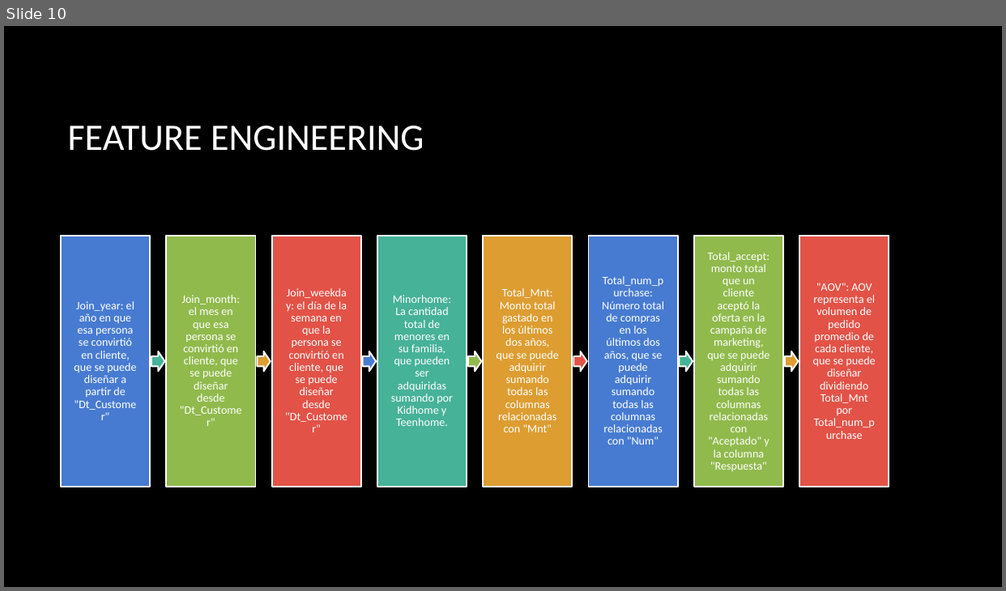
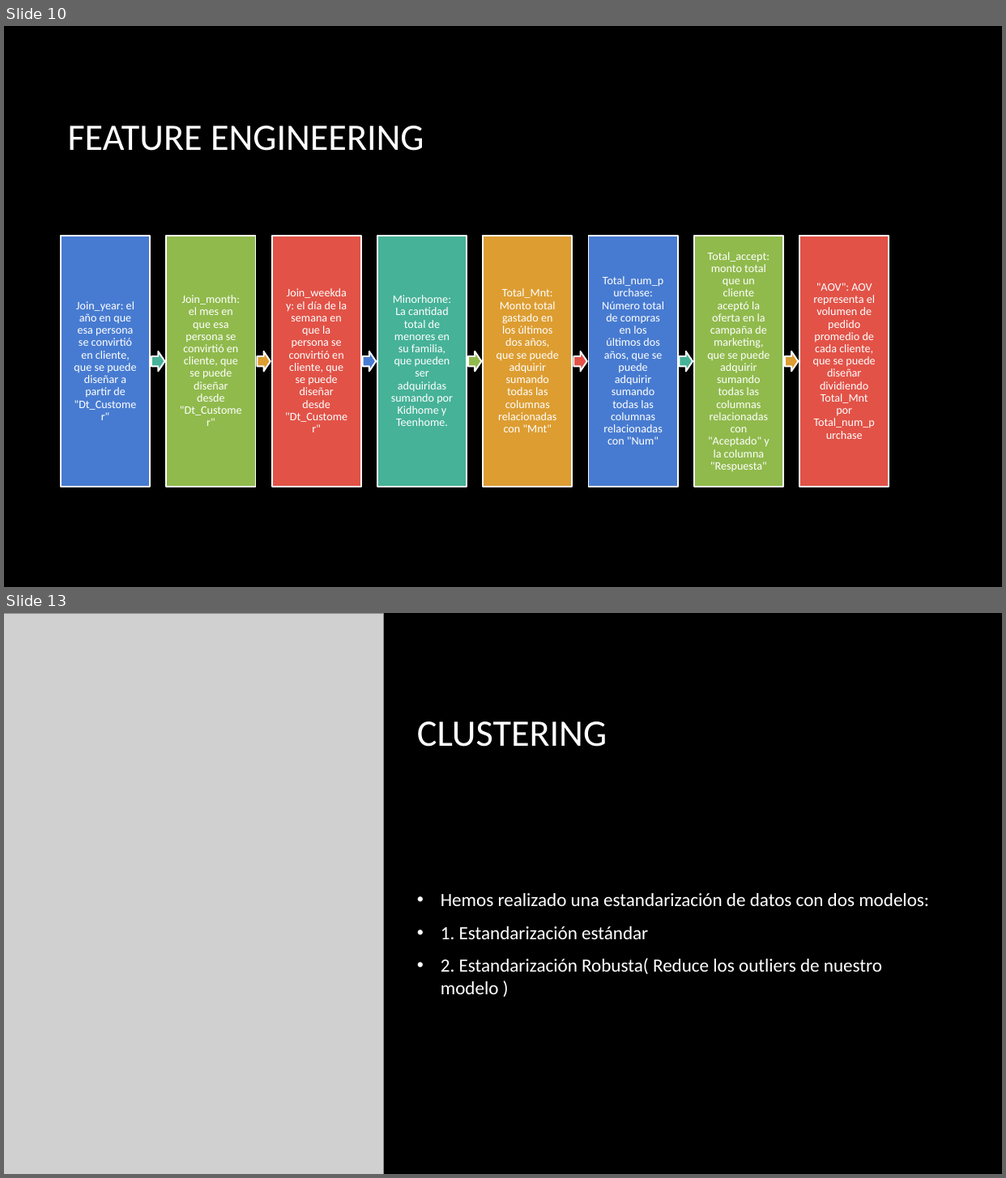
Before and after one commit to lumivalsa/ML-aplicado-MKT-Analytics, a slide deck: Presentación_mkt.pptx. Shown one above the other, each under a label of ours: slide 10 before the commit, slides 10 and 13 after it; the slides between them are not shown. The pictures are 1006x591 and 1006x1178 pixels, drawn with LibreOffice and Linux fonts; fonts in the diff are those of the drawing; grey boxes stand for pictures; background and template pictures are left out. Boxes give left, top, right and bottom in pixels: in the first picture for what was removed or moved away, otherwise in the second. Text is boxed around its words. In the diff, an @@ line names an element or a change of style, - is before the commit and + after.

```diff
--- a/Presentación_mkt.pptx
+++ b/Presentación_mkt.pptx
@@ slide 13 added at (x1=4, y1=613, x2=1002, y2=1174), background picture (left out) @@
@@ picture added at (x1=4, y1=613, x2=384, y2=1174) @@
@@ title added at (x1=417, y1=722, x2=607, y2=747), 36 pt, text #FFFFFF @@
+CLUSTERING
@@ text added at (x1=441, y1=893, x2=929, y2=995), 18 pt, text #FFFFFF @@
+• Hemos realizado una estandarización de datos con dos modelos:
+• 1. Estandarización estándar
+• 2. Estandarización Robusta( Reduce los outliers de nuestro modelo )
```
Also in this commit, not shown: 6 other slides added, 1 slide removed, 2 other files.
